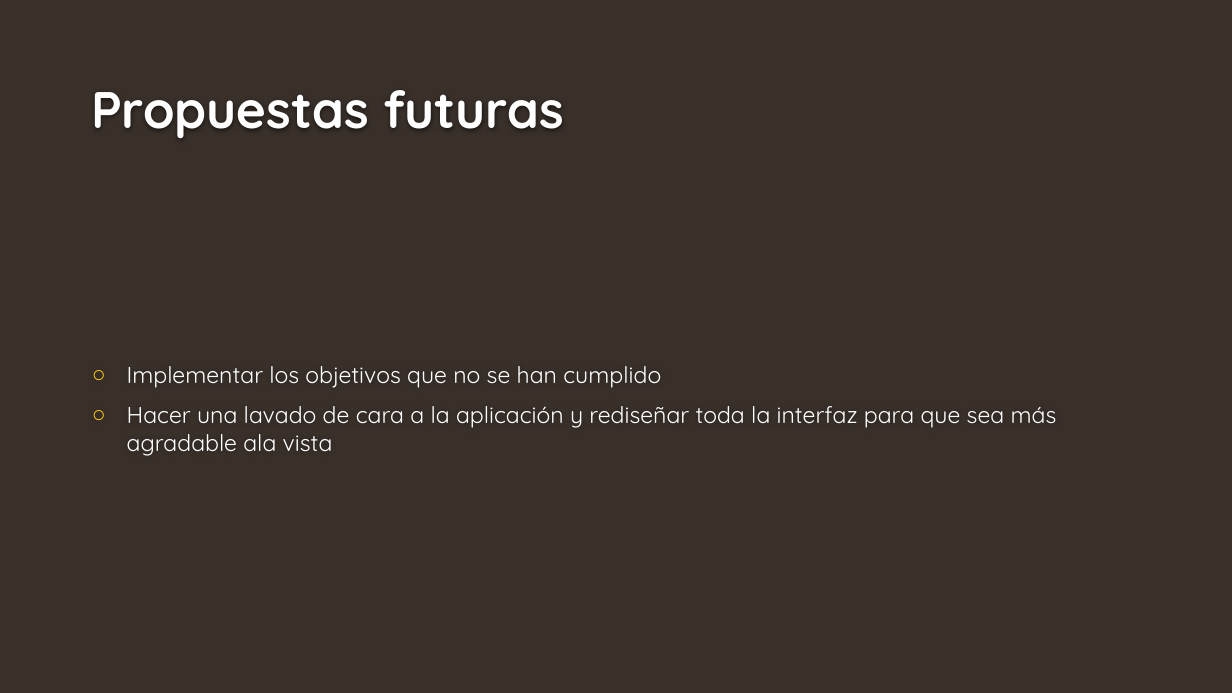
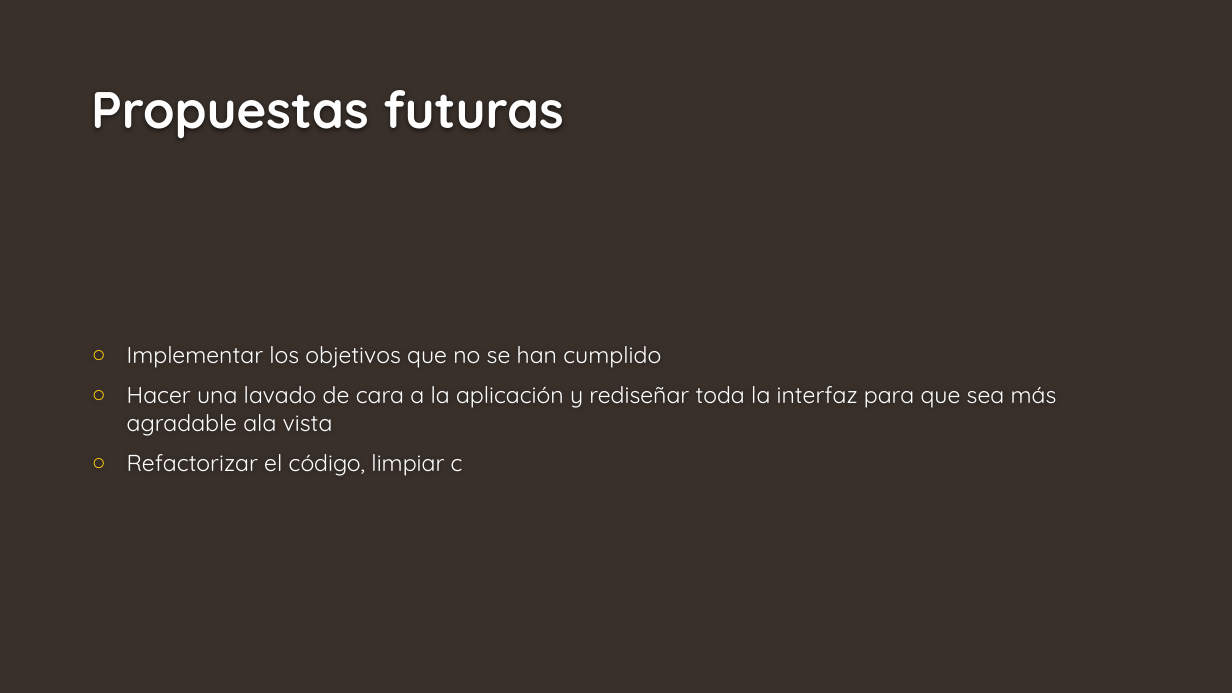
Before and after one commit to iechavarri/AppARO, a slide deck: slide 12 of Presentacion final/Kedadas.pptx. Drawn at 1232x693 pixels with LibreOffice and Linux fonts; fonts in the diff are those of the drawing; background and template pictures are left out. Boxes give left, top, right and bottom in pixels: in the first picture for what was removed or moved away, otherwise in the second. Text is boxed around its words. In the diff, an @@ line names an element or a change of style, - is before the commit and + after.

```diff
--- a/Presentacion final/Kedadas.pptx
+++ b/Presentacion final/Kedadas.pptx
@@ text at box(127, 454, 463, 476): paragraph added @@
+○ Refactorizar el código, limpiar c
```
Also in this commit, not shown: 4 other slides changed.
